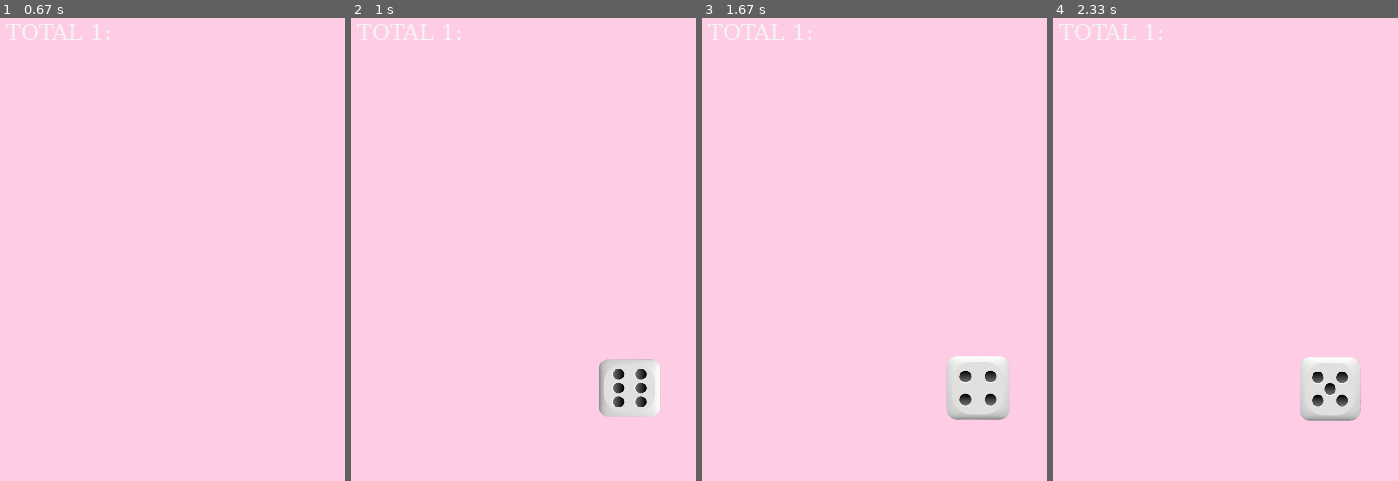
Above: before the commit, frames 1-4 (left to right).
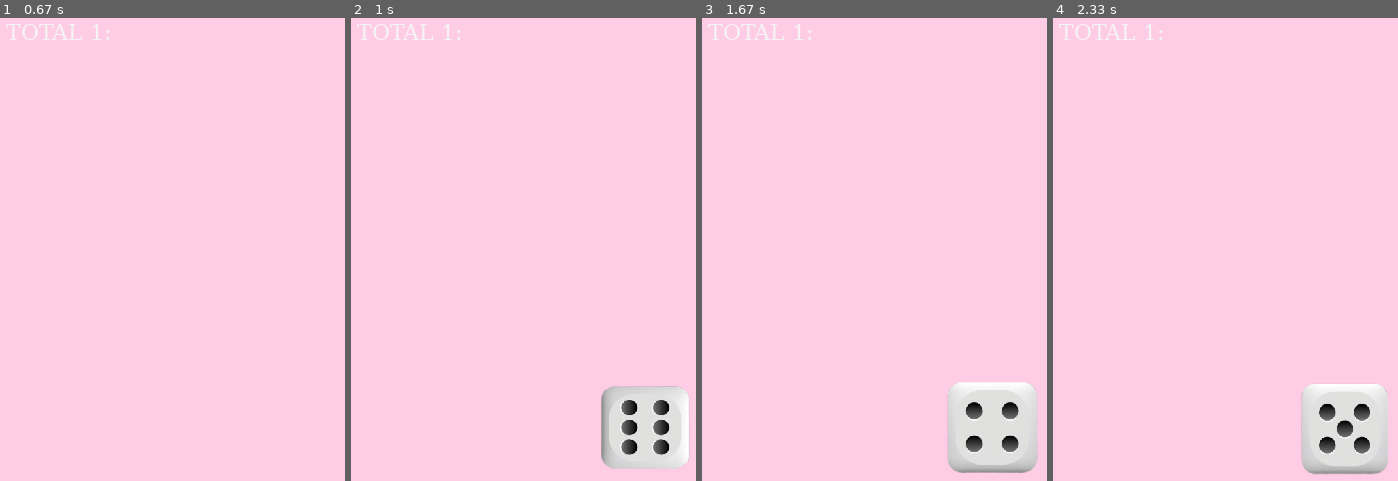
Above: after the commit, the same moments.

Repository: mariafbmorales/PyGame
Game: pygame game, started from jogo.py
Two runs of this game, one before a commit and one after it. Both use one fixed random seed, a clock stepped at 60 frames per second and the inputs below.
Inputs:
- Up to frame 1 (0.67 s): hold Up from 0.33 s (still down)
- Up to frame 2 (1 s): release Up at 0.8 s
- Up to frame 3 (1.67 s): hold Up 1.17-1.53 s
- Up to frame 4 (2.33 s): hold Up 1.97-2.27 s

Frame 1 is identical in both runs. In frame 2, 5.0% of the frame differs, in the area x 71-98%, y 73-98%; in frame 3, 5.3%, in the area x 70-98%, y 73-99%; in frame 4, 5.2%.

Commit message:
tamanho dos dados

Diff:
--- a/jogo.py
+++ b/jogo.py
@@ -10,8 +10,8 @@
 pygame.display.set_caption('No 1, rodou')
 
 #Inicia assets
-DADO_WIDTH = 70
-DADO_HEIGHT = 70
+DADO_WIDTH = 100
+DADO_HEIGHT = 100
 dado1_img = pygame.image.load('assets/img/dado1-removebg-preview.png').convert_alpha()
 dado1_img_small = pygame.transform.scale(dado1_img, (DADO_WIDTH, DADO_HEIGHT))
 dado2_img = pygame.image.load('assets/img/dado2-removebg-preview.png').convert_alpha()
@@ -84,17 +84,17 @@
 
     #Gerando imagens dos dados
     if n == 1:
-        window.blit(dado1_img_small, (300, 350))
+        window.blit(dado1_img_small, (300, 375))
     elif n == 2:
-        window.blit(dado2_img_small, (300, 350))
+        window.blit(dado2_img_small, (300, 375))
     elif n ==3:
-        window.blit(dado3_img_small, (300, 350))
+        window.blit(dado3_img_small, (300, 375))
     elif n == 4:
-        window.blit(dado4_img_small, (300, 350))
+        window.blit(dado4_img_small, (300, 375))
     elif n == 5:
-        window.blit(dado5_img_small, (300, 350))
+        window.blit(dado5_img_small, (300, 375))
     elif n == 6:
-        window.blit(dado6_img_small, (300, 350))
+        window.blit(dado6_img_small, (300, 375))
     #Gerando o texto
     font = pygame.font.SysFont('georgia', 25)
     total1 = font.render('TOTAL 1: ', True, (244, 244, 244))
